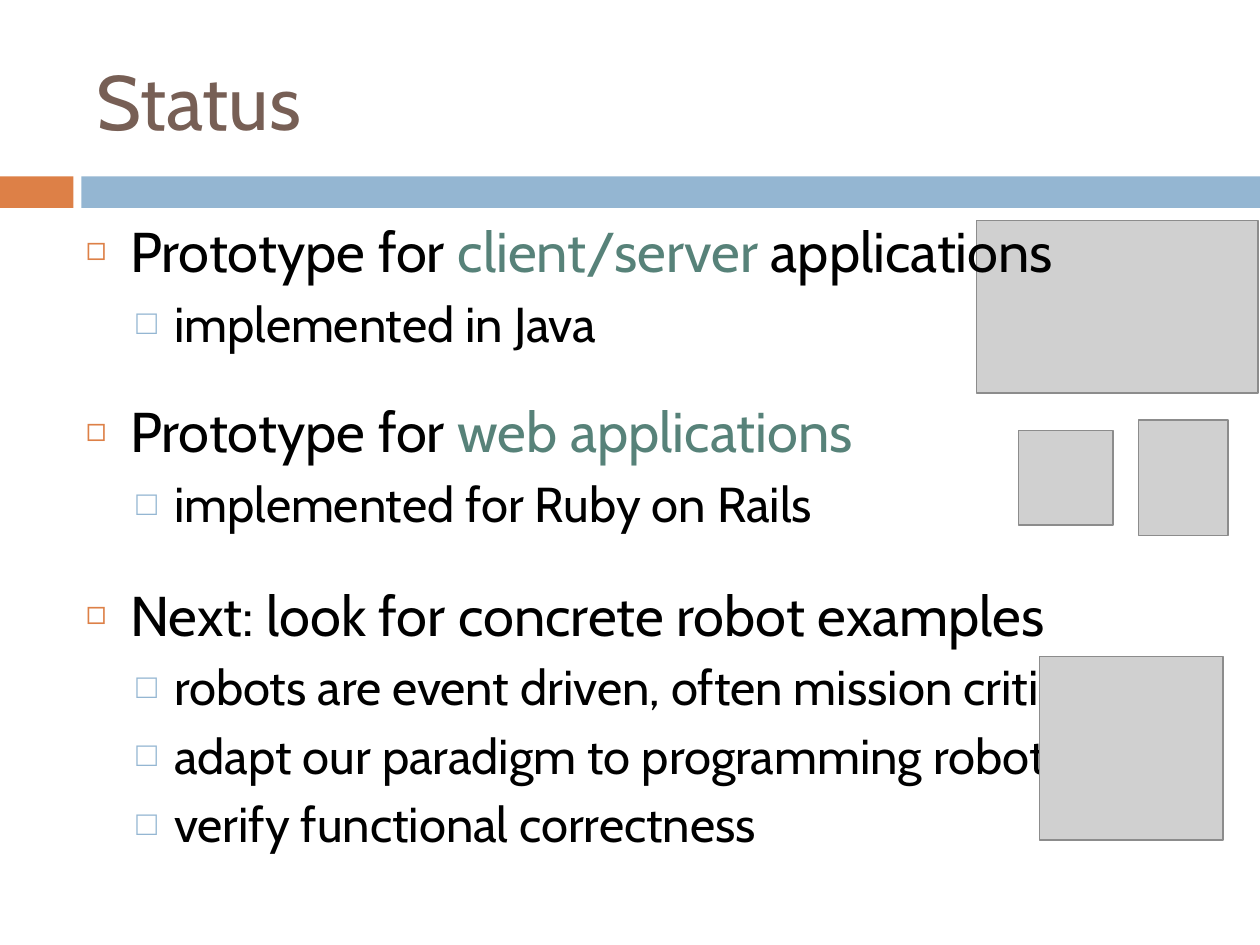
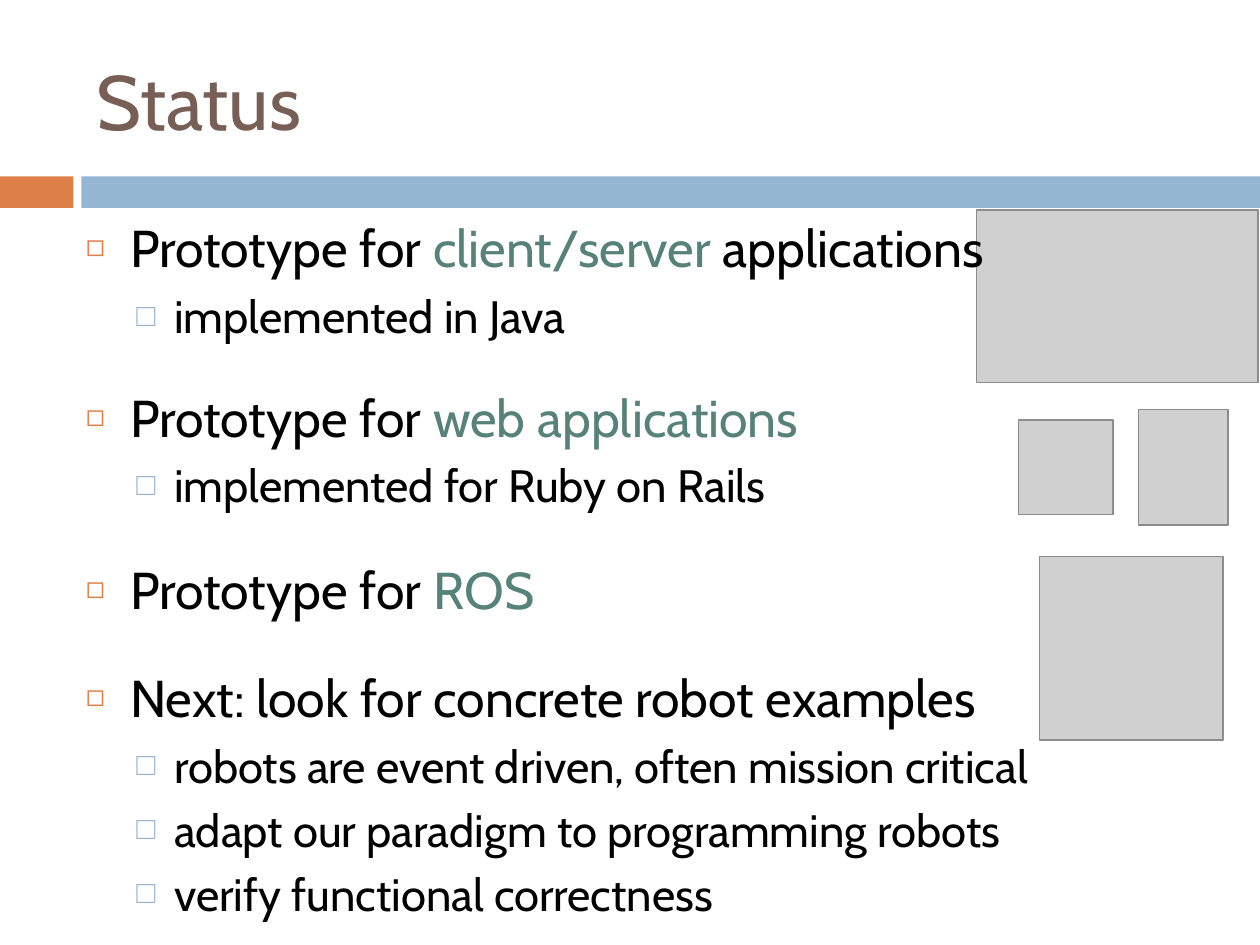
Before and after one commit to webguru412/React-Robots, a slide deck: slide 19 of talks/ppr-13-11-25.pptx. Drawn at 1260x945 pixels with LibreOffice and Linux fonts; fonts in the diff are those of the drawing; grey boxes stand for pictures. Boxes give left, top, right and bottom in pixels: in the first picture for what was removed or moved away, otherwise in the second. Text is boxed around its words. In the diff, an @@ line names an element or a change of style, - is before the commit and + after.

```diff
--- a/talks/ppr-13-11-25.pptx
+++ b/talks/ppr-13-11-25.pptx
@@ text at [130, 224, 1028, 921]: size 32 to 29.6 pt in "Prototype for client/server applications", "Prototype for web applications", "Next: look for concrete robot examples"; size 28 to 25.9 pt in "implemented in Java", "implemented for Ruby on Rails", "robots are event driven, often mission critical", "adapt our paradigm to programming robots" and 1 more places @@
@@ 3 pictures: place and size @@
-3 pictures at [976, 220, 1259, 536]
+3 pictures at [976, 210, 1259, 525]
@@ picture: place and size @@
-picture at [1040, 656, 1223, 840]
+picture at [1040, 557, 1223, 741]
@@ text at [130, 570, 534, 621]: paragraph added @@
+◻ Prototype for ROS
```
Also in this commit, not shown: 4 other slides changed, 1 other file.
